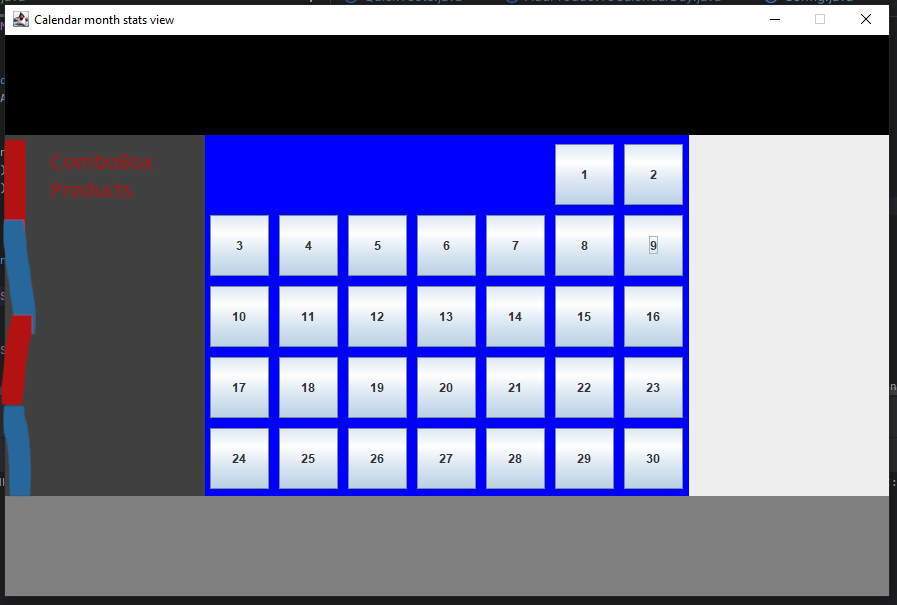
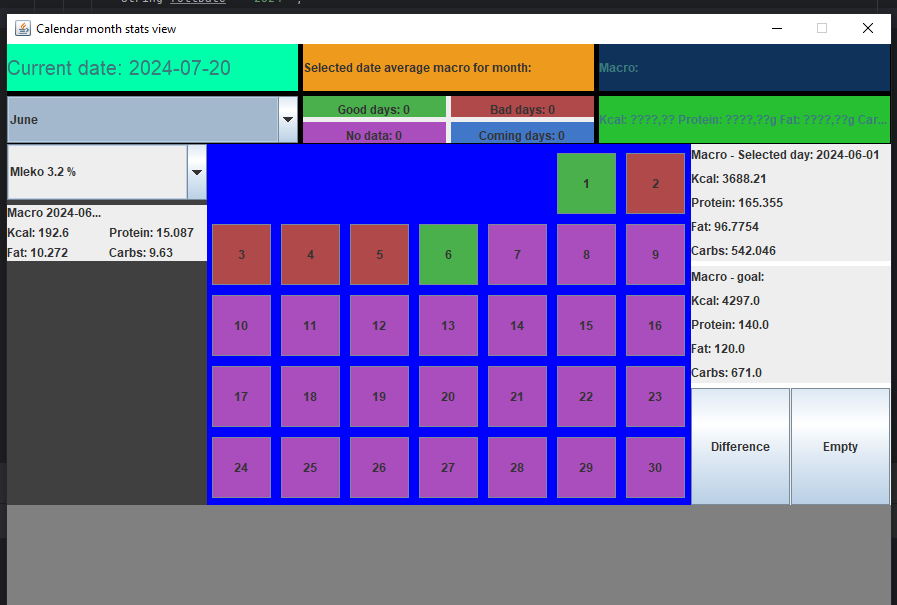
Before/after of a 897 × 605 layered artwork. What changed in the layer stack:
added layer "19.07.24 - Calendar month... Screenshot" above "Month days GUI - helper view" over [0, 0, 897, 605]
hid group "Screenshoths" (4 layers) over [0, 0, 897, 605]
